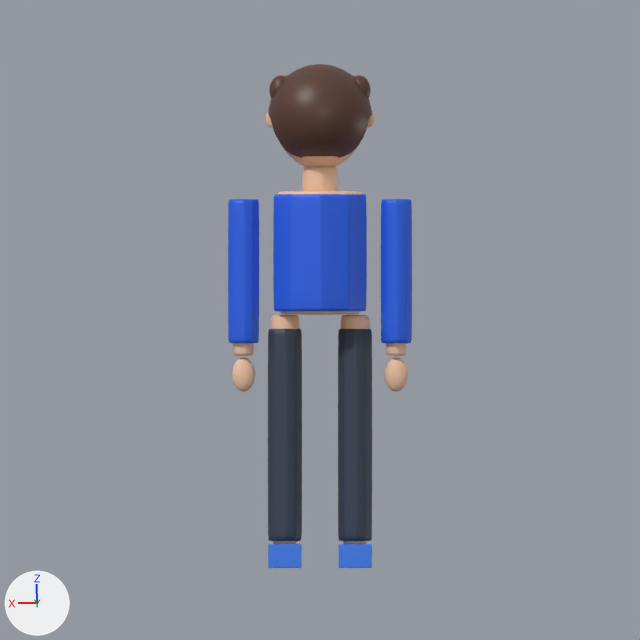
What one commit did to the Blender file assets-src/avatars/leo/leo.blend.
Rendered twice from the file's camera 'Camera'. The axes (+X, +Y, +Z) are drawn at lower left. The lights are the same throughout. The picture after the commit comes second.

Before the edit, the objects in view are built like this:
```python
me_cylinder = bpy.data.meshes.new('Cylinder')
me_cylinder.from_pydata(...)  # 10220 vertices, 10192 faces; spans x -0.214..0.214, y -0.134..0.125, z -0.692..0.516
me_cylinder.polygons.foreach_set('use_smooth', [True] * 10192)
# faces by material slot: [10020, 12, 160]
me_cylinder.materials.append(mat_skin)  # beige #f6c9a8
me_cylinder.materials.append(mat_brow)  # brown #5b3a2e
me_cylinder.materials.append(mat_mouth)  # dark red #7a2e2e
me_cylinder_012 = bpy.data.meshes.new('Cylinder.012')
me_cylinder_012.from_pydata(...)  # 542 vertices, 540 faces; spans x -0.038..0.038, y -0.039..0.039, z -0.175..0.175
me_cylinder_012.polygons.foreach_set('use_smooth', [True] * 540)
me_cylinder_012.materials.append(mat_sleevemat__2563eb)  # blue #2563eb
me_cylinder_013 = bpy.data.meshes.new('Cylinder.013')
me_cylinder_013.from_pydata(...)  # 542 vertices, 540 faces; spans x -0.038..0.038, y -0.039..0.039, z -0.175..0.175
me_cylinder_013.polygons.foreach_set('use_smooth', [True] * 540)
me_cylinder_013.materials.append(mat_sleevemat__2563eb)  # blue #2563eb
me_cylinder_014 = bpy.data.meshes.new('Cylinder.014')
me_cylinder_014.from_pydata(...)  # 1084 vertices, 1080 faces; spans x -0.041..0.211, y -0.042..0.042, z -0.258..0.258
me_cylinder_014.polygons.foreach_set('use_smooth', [True] * 1080)
me_cylinder_014.materials.append(mat_bottom)  # dark blue #374151
ob_body = bpy.data.objects.new('Body', me_cylinder)
ob_body.location = (0.0, 0.0, 0.693)
ob_clothingbottom = bpy.data.objects.new('ClothingBottom', me_cylinder_014)
ob_clothingbottom.location = (-0.085, 0.0, 0.319)
ob_sleeve_l = bpy.data.objects.new('Sleeve.L', me_cylinder_012)
ob_sleeve_l.location = (-0.185, 0.0, 0.715)
ob_sleeve_r = bpy.data.objects.new('Sleeve.R', me_cylinder_013)
ob_sleeve_r.location = (0.185, 0.0, 0.715)
# also in view: 'ClothingShoes' at (0.0, 0.045, 0.025); 'Hair' at (0.0, 0.009, 1.097); 'ClothingTop' at (0.0, 0.0, 0.76)
```
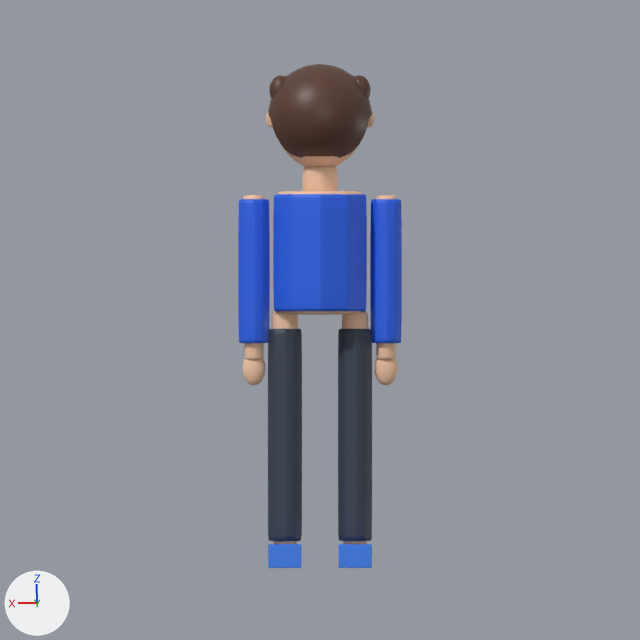
The change, as a list of edits to the scene's bpy script:
```text
Change me_cylinder:
    used by ob_body; location = (0.0, 0.0, 0.693)
    remove me_cylinder.from_pydata(...)  # 10220 vertices, 10192 faces; spans x -0.214..0.214, y -0.134..0.125, z -0.692..0.516
    add me_cylinder.from_pydata(...)  # 12660 vertices, 12624 faces; spans x -0.19..0.19, y -0.134..0.125, z -0.692..0.516
    me_cylinder part 1: the loose piece of 610 vertices spanning x -0.213..-0.157, y -0.019..0.019, z -0.269..-0.186 is moved by (0.025, 0.0, 0.015)
    me_cylinder part 2: the loose piece of 610 vertices spanning x 0.157..0.213, y -0.019..0.019, z -0.269..-0.186 is moved by (-0.025, 0.0, 0.015)
    me_cylinder part 3: a new loose piece of 542 vertices spanning x -0.19..-0.13, y -0.031..0.031, z -0.012..0.207, in mat_skin (beige #f6c9a8)
    me_cylinder part 4: a new loose piece of 542 vertices spanning x 0.13..0.19, y -0.031..0.031, z -0.012..0.207, in mat_skin (beige #f6c9a8)
    me_cylinder part 5: 20 vertices moved within x -0.169..0.169, y -0.031..0.031, z -0.222..-0.001; 3212 vertices removed from x -0.214..0.214, y -0.036..0.036, z -0.362..0.197; 3348 vertices added at x -0.183..0.183, y -0.037..0.037, z -0.4..0.007
    other edits to the shape of me_cylinder do not show in these pictures
Change ob_sleeve_l:
    ob_sleeve_l.location: (-0.185, 0.0, 0.715) -> (-0.16, 0.0, 0.715)
Change ob_sleeve_r:
    ob_sleeve_r.location: (0.185, 0.0, 0.715) -> (0.16, 0.0, 0.715)
```

Where the change shows, as pixel boxes (x1, y1, x2, y2) in the pictures (640 x 640 px; the box of a moved part takes in the faces that stretch with it):
'Sleeve.L', moved: before (381, 199, 412, 343); after (370, 199, 402, 343)
'Sleeve.R', moved: before (228, 199, 259, 343); after (238, 199, 270, 343)
'Body', reshaped (11% narrower): before (232, 112, 408, 544); after (242, 112, 398, 544)
part 1 of me_cylinder, moved or reshaped: before (385, 357, 408, 392); after (375, 359, 398, 385)
part 2 of me_cylinder, moved or reshaped: before (232, 357, 255, 392); after (242, 359, 265, 385)
part 3 of me_cylinder, added: after (376, 195, 396, 199)
part 4 of me_cylinder, added: after (244, 195, 264, 199)
part 5 of me_cylinder, moved or reshaped: before (233, 315, 407, 356); after (244, 311, 396, 360)
